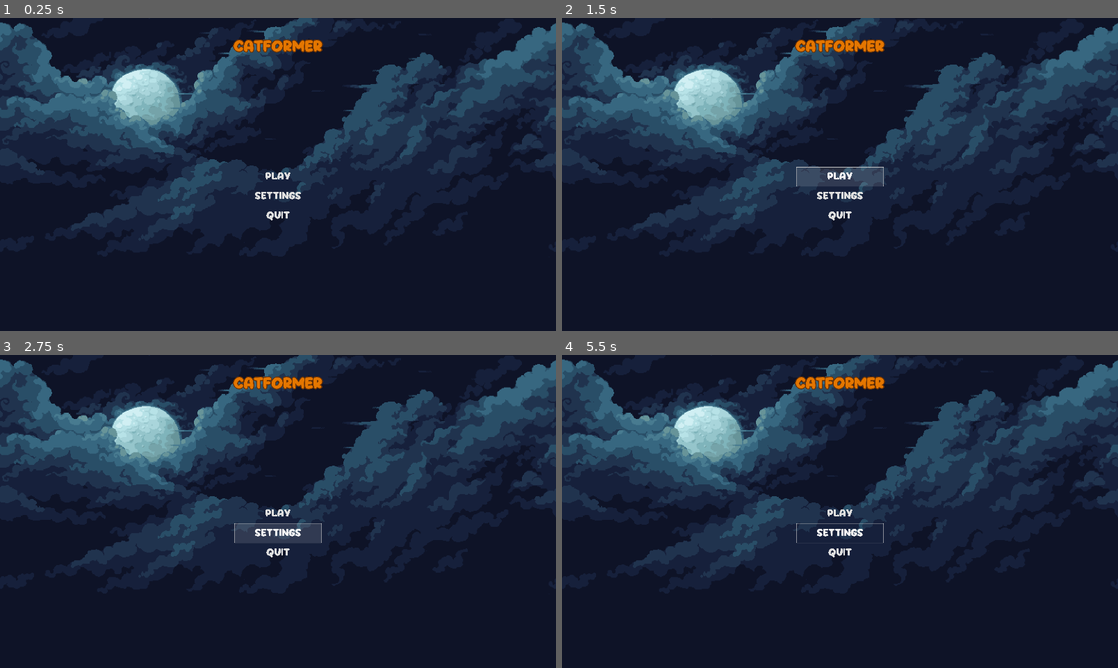
Above: before the commit, frames 1-4 (two rows, left to right).
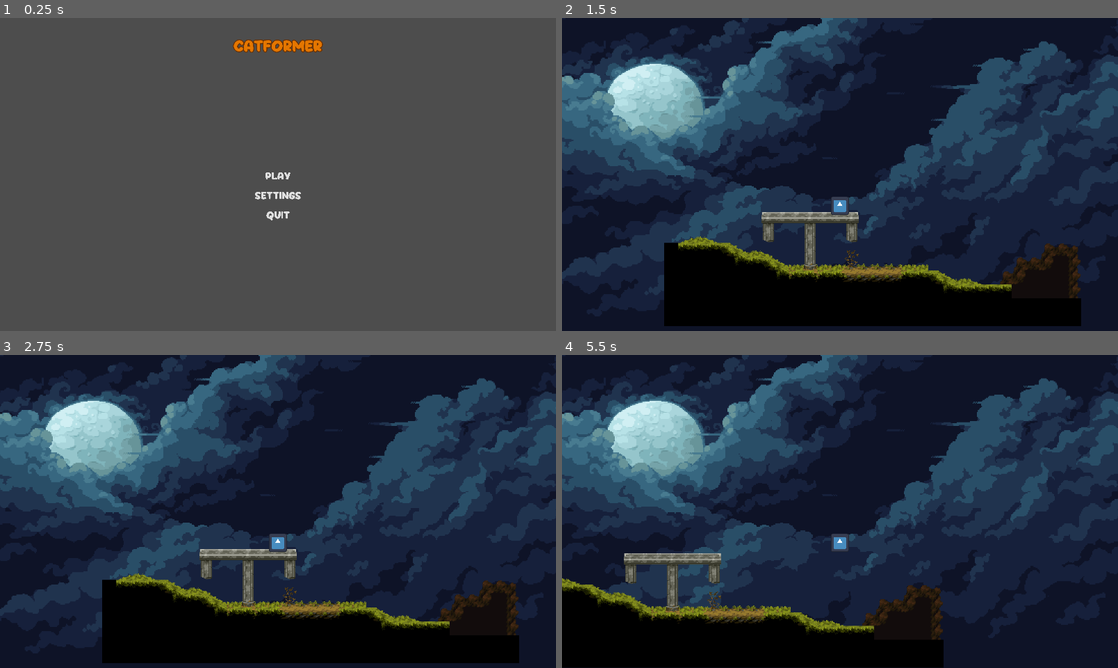
Above: after the commit, the same moments.

Repository: speedacm/Game-Dev-Catformer
Game: Godot game, scene res://Scenes/ui/main_menu.tscn
The game is run twice, just before and just after one commit, with the same random seed, the same clock (stepped at 60 frames per second) and the same inputs. This scene is started directly instead of the project's main scene. The engine's default icon, where the game draws it, is replaced by a stand-in: a white triangle on a blue panel in a dark square.
Inputs (mouse positions are in pixels of both pictures, inside the frame that each line leads up to):
- Up to frame 1 (0.25 s): no input
- Up to frame 2 (1.5 s): click "Play" at 0.5 s; click (840, 177) at 1.25 s, where only the run before the commit has a clickable "Play"
- Up to frame 3 (2.75 s): click (278, 533) at 2 s, where only the run before the commit has a clickable "Settings"
- Up to frame 4 (5.5 s): move the mouse to (962, 495) at 2.77 s; press the mouse at (962, 495) at 2.78 s; hold Right (ui_right) 2.78-4.28 s; move the mouse to (728, 527) at 3.52 s; release the mouse at (728, 527) at 3.53 s; click (728, 527) at 3.6 s; move the mouse to (895, 442) at 4.27 s; press the mouse at (895, 442) at 4.28 s; hold Left (ui_left) 4.28-5.03 s; move the mouse to (812, 574) at 5.02 s; release the mouse at (812, 574) at 5.03 s; hold Right (ui_right) from 5.03 s (still down); click (812, 574) at 5.1 s

The runs differ from the first frame. In frame 1, 99% of the frame differs, in the area x 0-100%, y 0-100%; in frame 2, 46%; in frame 3, 46%; in frame 4, 43%.

Commit message:
Added button event
Event allows to switch scenes

Diff:
--- a/Scenes/main.tscn
+++ b/Scenes/main.tscn
@@ -6,5 +6,6 @@
 [node name="Main" type="Node2D"]
 
 [node name="Cat" parent="." instance=ExtResource("1_6nmq3")]
+metadata/_edit_lock_ = true
 
 [node name="Level1" parent="." instance=ExtResource("2_faqfv")]
--- a/Scenes/ui/main_menu.tscn
+++ b/Scenes/ui/main_menu.tscn
@@ -1,5 +1,6 @@
-[gd_scene load_steps=5 format=3 uid="uid://dfqajoqvr05i8"]
+[gd_scene load_steps=6 format=3 uid="uid://dfqajoqvr05i8"]
 
+[ext_resource type="Script" path="res://Scripts/main_menu.gd" id="1_fbysq"]
 [ext_resource type="Theme" uid="uid://bwelnjre1lx7j" path="res://Scenes/ui/themes/theme_title.tres" id="1_qbrhj"]
 [ext_resource type="Texture2D" uid="uid://e5ewuupgu71t" path="res://Asset_Pack/Background_0.png" id="1_vctw5"]
 [ext_resource type="Theme" uid="uid://dg2qdv72ayqap" path="res://Scenes/ui/themes/bg-test.tres" id="1_xjl46"]
@@ -12,10 +13,12 @@
 anchor_bottom = 1.0
 grow_horizontal = 2
 grow_vertical = 2
+script = ExtResource("1_fbysq")
 
 [node name="CanvasLayer" type="CanvasLayer" parent="."]
 
 [node name="Background" type="TextureRect" parent="CanvasLayer"]
+visible = false
 anchors_preset = 15
 anchor_right = 1.0
 anchor_bottom = 1.0
@@ -38,8 +41,10 @@
 
 [node name="Label" type="Label" parent="CanvasLayer/Title"]
 layout_mode = 2
+size_flags_vertical = 1
 text = "Catformer"
 horizontal_alignment = 1
+vertical_alignment = 1
 
 [node name="Buttons" type="PanelContainer" parent="CanvasLayer"]
 anchors_preset = 8
@@ -79,3 +84,5 @@
 layout_mode = 2
 size_flags_vertical = 3
 text = "Quit"
+
+[connection signal="pressed" from="CanvasLayer/Buttons/ButtonsContainer/Button_Play" to="." method="_on_button_play_pressed"]
--- /dev/null
+++ b/Scripts/main_menu.gd
@@ -0,0 +1,28 @@
+extends Control
+
+@onready var main_menu = $CanvasLayer
+@onready var playButton = $CanvasLayer/Buttons/ButtonsContainer/Button_Play
+'''
+Additional notes:
+9/29/23
+- Main Menu changed as a 'stream lined' process
+	-> user will be able to see the bottom part of the level
+	   with a cat sleeping on a bed
+	-> when the user presses 'new game' then the cat will wake up
+	   pop up will show instructions on what to do
+	   [will erase the user's position coords for checkpoints]
+
+	-> if user has some data saved, a button will pop up as 'Continue game'
+	   if clicked, game will fade-into a black screen; game should change
+	   the cat's position to the desired checkpoint
+
+'''
+var startGame = "res://Scenes/main.tscn"
+func onSwitchScene():
+	get_tree().change_scene_to_file(startGame)
+
+func _ready():
+	print("Main Menu Boot")
+
+func _on_button_play_pressed():
+	onSwitchScene()
Not shown: 1 places in Scenes/map.tscn that only renumber resources
